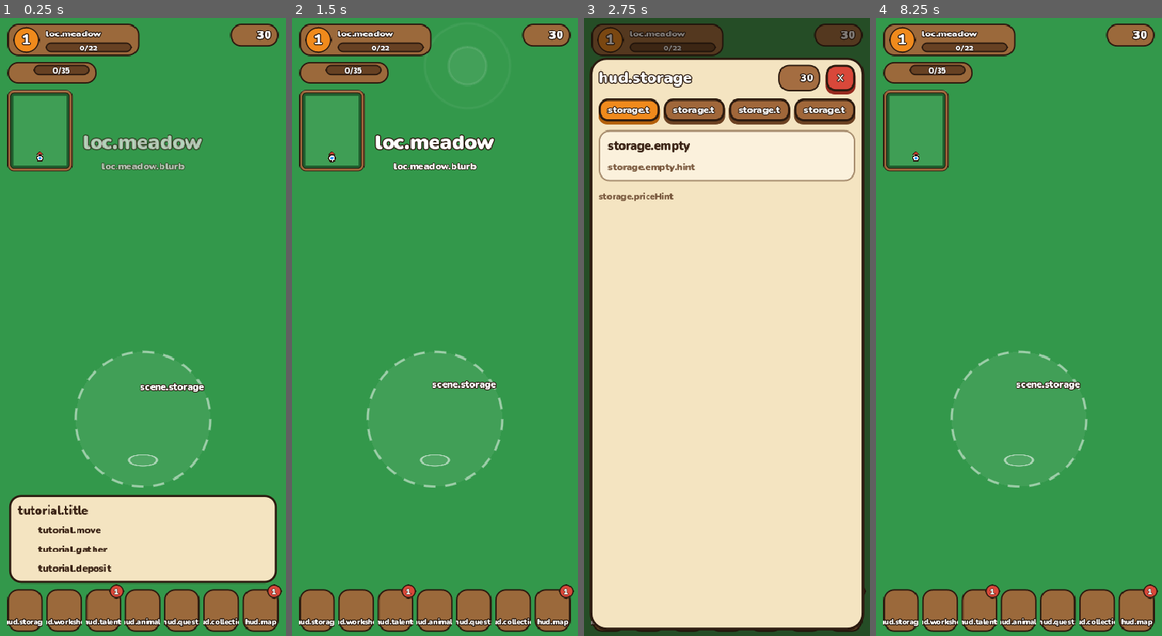
Above: before the commit, frames 1-4 (left to right).
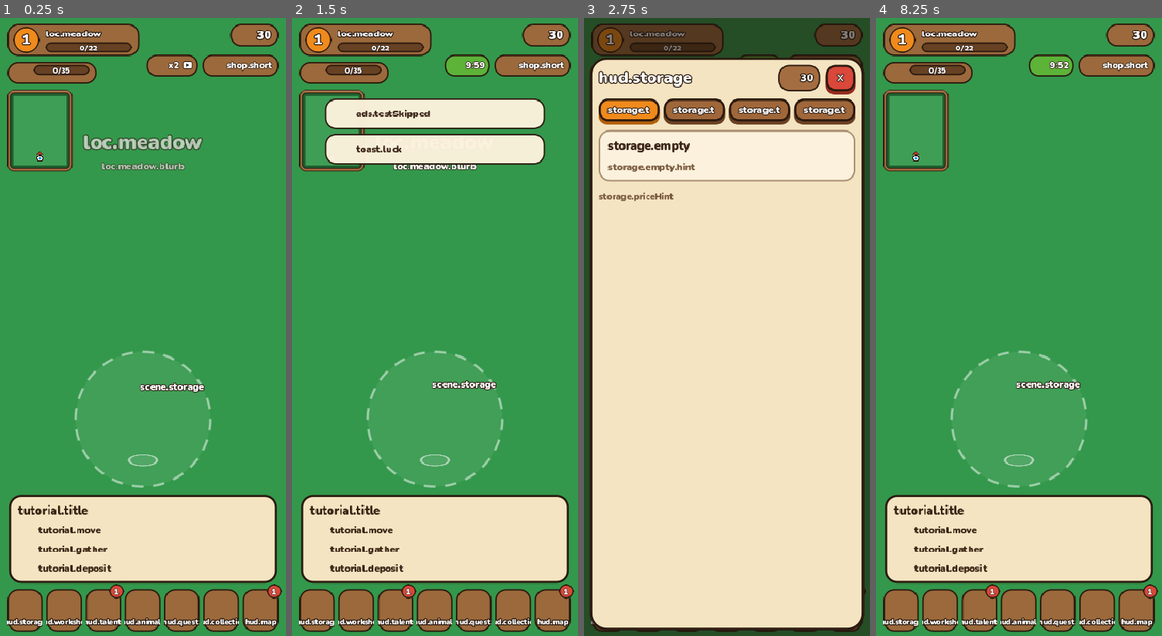
Above: after the commit, the same moments.

Repository: BaturinIgor/GameFarm
Game: Godot game, scene res://scenes/main.tscn
The game is run twice, just before and just after one commit, with the same random seed, the same clock (stepped at 60 frames per second) and the same inputs.
Inputs (mouse positions are in pixels of both pictures, inside the frame that each line leads up to):
- Up to frame 1 (0.25 s): no input
- Up to frame 2 (1.5 s): click (463, 67) at 0.52 s; click (466, 67) at 1.27 s
- Up to frame 3 (2.75 s): click (609, 611) at 2.02 s
- Up to frame 4 (8.25 s): click (938, 611) at 2.77 s; click (1116, 67) at 3.52 s; click (978, 611) at 4.27 s; click (1019, 611) at 5.02 s; click (1059, 611) at 5.77 s; click (1096, 611) at 6.52 s; click (1136, 611) at 7.27 s; click "✕" at 8 s

The runs differ from the first frame. In frame 1, 1.5% of the frame differs, in the area x 51-98%, y 5-10%; in frame 2, 23%, in the area x 3-98%, y 4-92%; in frame 3, 0.2%; in frame 4, 15%.

Commit message:
Godot stage 6: shop with test purchases, Pro, starter offer, luck, rewarded ads (test), sound settings, royal garden chest and capybaras
Co-Authored-By: Claude Opus 5.5 <noreply@anthropic.com>
Claude-Session: https://claude.ai/code/session_01KB9UT2PnJvNq3jxcqRz319

Diff:
--- a/godot/scripts/debug/shot_driver.gd
+++ b/godot/scripts/debug/shot_driver.gd
@@ -5,7 +5,7 @@
 
 const ORIGIN := Vector2(195, 620)
 const WINDOWS := ["workshop", "talents", "animals", "quests", "level", "house", "kitchen", "garden", "trader", "hunt",
-	"dungeon", "trophies", "collection", "legacy", "wardrobe", "map", "events"]
+	"dungeon", "trophies", "collection", "legacy", "wardrobe", "map", "events", "shop"]
 
 var dir := "/tmp/shots"
 var main: Node
--- a/godot/scripts/main.gd
+++ b/godot/scripts/main.gd
@@ -25,6 +25,7 @@
 	# Звери-производители работали, пока игры не было
 	OfflineOverlay.check()
 	CalendarPanel.check()
+	OfferPopup.check()
 
 	var fade_layer := CanvasLayer.new()
 	fade_layer.layer = 50
@@ -49,3 +50,5 @@
 	if what == NOTIFICATION_APPLICATION_RESUMED:
 		OfflineOverlay.check()
 		CalendarPanel.check()
+		Game.premium.repair_timers()
+		OfferPopup.check()
--- a/godot/scripts/systems/premium_system.gd
+++ b/godot/scripts/systems/premium_system.gd
@@ -153,6 +153,7 @@
 				Game.save.erase("gardenChestAt")
 				Game.combat.grant_weapon("royalSword")
 		Game.show_toast("px:chest_gold", L.t("toast.purchased", [Products.title(key)]))
+		Sound.play("purchase")
 	offer_popup = false
 	Game.recalc()
 	Game.quests.ensure_quests()
@@ -231,6 +232,7 @@
 	if from_ad:
 		Game.save["adsWatched"] = int(Game.save.get("adsWatched", 0)) + 1
 	Game.show_toast("px:clover", L.t("toast.luck"))
+	Sound.play("luck")
 	Game.mark_dirty()
 
 
@@ -259,6 +261,7 @@
 	Game.save["tickets"] = mini(Expeditions.MAX_TICKETS, tickets() + 1)
 	Game.save["gardenChestAt"] = _now() + GARDEN_CHEST_EVERY
 	garden_chest_found = {"coins": coins, "items": items}
+	Sound.play("treasure")
 	Game.mark_dirty()
 	Game.save_now()
 
@@ -297,6 +300,7 @@
 	Game.save["tickets"] = mini(Expeditions.MAX_TICKETS, tickets() + n)
 	Game.save["lastFreeTicket"] = _now()
 	Game.show_toast("px:ticket", L.t("toast.ticket", [n]))
+	Sound.play("coin")
 	Game.mark_dirty()
 	Game.save_now()
 
@@ -396,6 +400,7 @@
 	var home := str(run["returnTo"])
 	Game.save["current"] = home if Locations.SPECS.has(home) and Game.world_map.is_unlocked(home) else "meadow"
 	Game.recalc()
+	Sound.play("success")
 	Game.mark_dirty()
 	Game.save_now()
 
--- a/godot/scripts/ui/gate_card.gd
+++ b/godot/scripts/ui/gate_card.gd
@@ -55,6 +55,12 @@
 	col.add_child(_wrap(L.t("gate.to", [Locations.name_of(target)]), 16, UiKit.INK))
 	if gate["royal"]:
 		col.add_child(_wrap(L.t("gate.royal"), 12, UiKit.INK_SOFT))
+		var shop := UiKit.button(L.t("garden.more"), "orange", 13, true)
+		shop.size_flags_horizontal = Control.SIZE_EXPAND_FILL
+		shop.pressed.connect(func() -> void:
+			if Hud.current != null:
+				Hud.current.open_window(ShopPanel.new()))
+		col.add_child(shop)
 		return
 	if str(gate["group"]) != "":
 		col.add_child(_wrap(L.t("gate.bundle.short"), 12, UiKit.TONES["orange"][2]))
--- a/godot/scripts/ui/hud.gd
+++ b/godot/scripts/ui/hud.gd
@@ -15,6 +15,7 @@
 const LEVEL_PANEL := "res://scripts/ui/level_panel.gd"
 ## Плашки справа под монетами (блюдо, этаж дома, ивент...): Control, сам прячется, когда не нужен.
 const PILLS := [
+	"res://scripts/ui/shop_pill.gd",
 	"res://scripts/ui/event_pill.gd",
 	"res://scripts/ui/meal_pill.gd",
 	"res://scripts/ui/expedition_pill.gd",
@@ -33,6 +34,8 @@
 var _pack_box: PanelContainer
 var _potion: PotionButton
 var _minimap: MiniMap
+var _pro_crown: TextureRect
+var _badge_box: PanelContainer
 var _prompt_cards: Dictionary = {}
 var _overlay_layer := CanvasLayer.new()
 var _badges: Dictionary = {}
@@ -99,6 +102,9 @@
 	badge.add_theme_stylebox_override("panel", badge_style)
 	badge.custom_minimum_size = Vector2(36, 36)
 	row.add_child(badge)
+	_badge_box = badge
+	_pro_crown = UiKit.icon("crown", 16)
+	root.add_child(_pro_crown)
 	_level_label = UiKit.title("1", 18)
 	_level_label.horizontal_alignment = HORIZONTAL_ALIGNMENT_CENTER
 	_level_label.vertical_alignment = VERTICAL_ALIGNMENT_CENTER
@@ -366,6 +372,9 @@
 
 
 func _refresh_values() -> void:
+	if _pro_crown != null:
+		_pro_crown.visible = Game.premium.has_pro()
+		_pro_crown.global_position = _badge_box.global_position + Vector2(_badge_box.size.x - 10, -8)
 	if _level_box != null and _pack_box != null:
 		_pack_box.position.y = _level_box.get_rect().end.y + 8.0
 		if _minimap != null:
--- a/godot/scripts/ui/level_panel.gd
+++ b/godot/scripts/ui/level_panel.gd
@@ -498,6 +498,11 @@
 			L.set_language(code))
 	row.add_child(pick)
 	c.add_child(_divider())
+	c.add_child(_switch_row(L.t("settings.music"), "", Sound.music_on, func(on: bool) -> void: Sound.music_on = on))
+	c.add_child(_switch_row(L.t("settings.sounds"), "", Sound.sfx_on, func(on: bool) -> void: Sound.sfx_on = on))
+	c.add_child(_switch_row(L.t("settings.battery"), L.t("settings.battery.hint"), Sound.battery_saver,
+		func(on: bool) -> void: Sound.battery_saver = on))
+	c.add_child(_divider())
 	c.add_child(WardrobePanel.profile_row())
 	c.add_child(_divider())
 	_purchases_rows(c)
@@ -520,7 +525,7 @@
 	gap.mouse_filter = Control.MOUSE_FILTER_IGNORE
 	row.add_child(gap)
 	var restore := UiKit.button(L.t("shop.restore"), "wood", 13, true)
-	restore.pressed.connect(Store.restore)
+	restore.pressed.connect(func() -> void: Store.restore())
 	row.add_child(restore)
 	var reset := UiKit.button(L.t("settings.resetTest"), "gray", 13, true)
 	reset.size_flags_horizontal = Control.SIZE_SHRINK_BEGIN
@@ -590,6 +595,40 @@
 	return r
 
 
+## Переключатель в стиле игры (GameToggleStyle): подпись слева, капсула с кружком справа.
+func _switch_row(text: String, hint: String, on: bool, apply: Callable) -> HBoxContainer:
+	var row := HBoxContainer.new()
+	row.add_theme_constant_override("separation", 8)
+	var col := VBoxContainer.new()
+	col.add_theme_constant_override("separation", 1)
+	col.size_flags_horizontal = Control.SIZE_EXPAND_FILL
+	col.size_flags_vertical = Control.SIZE_SHRINK_CENTER
+	col.mouse_filter = Control.MOUSE_FILTER_IGNORE
+	col.add_child(UiKit.label(text, 14))
+	if hint != "":
+		col.add_child(_wrap(hint, 11, UiKit.INK_SOFT))
+	row.add_child(col)
+	var b := Button.new()
+	b.focus_mode = Control.FOCUS_NONE
+	b.custom_minimum_size = Vector2(54, 30)
+	b.size_flags_vertical = Control.SIZE_SHRINK_CENTER
+	var track := UiKit.box(UiKit.TONES["green"][1] if on else Color(UiKit.WOOD_DARK, 0.55), UiKit.OUTLINE, 15, 2, false)
+	track.set_content_margin_all(0)
+	for state in ["normal", "hover", "pressed", "focus"]:
+		b.add_theme_stylebox_override(state, track)
+	var knob := Panel.new()
+	knob.add_theme_stylebox_override("panel", UiKit.box(UiKit.PARCHMENT_LIGHT, UiKit.OUTLINE, 13, 2, false))
+	knob.mouse_filter = Control.MOUSE_FILTER_IGNORE
+	knob.size = Vector2(26, 26)
+	knob.position = Vector2(26.0 if on else 2.0, 2.0)
+	b.add_child(knob)
+	b.pressed.connect(func() -> void:
+		apply.call(not on)
+		_dirty = true)
+	row.add_child(b)
+	return row
+
+
 func _wrap(text: String, size: int, color := UiKit.INK) -> Label:
 	var l := UiKit.label(text, size, color)
 	l.autowrap_mode = TextServer.AUTOWRAP_WORD_SMART
--- a/godot/scripts/ui/map_panel.gd
+++ b/godot/scripts/ui/map_panel.gd
@@ -47,6 +47,7 @@
 
 func _select(id: String) -> void:
 	selected = id
+	Sound.play("tap")
 	_dirty = true
 
 
--- a/godot/scripts/ui/offline_overlay.gd
+++ b/godot/scripts/ui/offline_overlay.gd
@@ -75,10 +75,10 @@
 	col.add_child(_text(L.t("offline.inStorage"), 12))
 	if not bool(report.get("doubled", false)):
 		var pro := Game.premium.has_pro()
-		var double := Ads.reward_button(L.t("offline.double.pro") if pro else L.t("offline.double"), "green", 15)
-		double.size_flags_horizontal = Control.SIZE_EXPAND_FILL
-		double.pressed.connect(_double)
-		col.add_child(double)
+		var twice := Ads.reward_button(L.t("offline.double.pro") if pro else L.t("offline.double"), "green", 15)
+		twice.size_flags_horizontal = Control.SIZE_EXPAND_FILL
+		twice.pressed.connect(_double)
+		col.add_child(twice)
 	var b := UiKit.button(L.t("offline.collect"), "wood", 15, true)
 	b.size_flags_horizontal = Control.SIZE_SHRINK_CENTER
 	b.pressed.connect(close)
--- a/godot/scripts/ui/shop_panel.gd
+++ b/godot/scripts/ui/shop_panel.gd
@@ -66,7 +66,7 @@
 	content.add_child(LuckButton.new("wide"))
 	var restore := UiKit.button(L.t("shop.restore"), "wood", 14, true)
 	restore.size_flags_horizontal = Control.SIZE_EXPAND_FILL
-	restore.pressed.connect(Store.restore)
+	restore.pressed.connect(func() -> void: Store.restore())
 	content.add_child(restore)
 	var footer := _wrap(L.t("shop.footer"), 11, UiKit.INK_SOFT)
 	footer.horizontal_alignment = HORIZONTAL_ALIGNMENT_CENTER
@@ -328,13 +328,15 @@
 	if product == "starter" and (until is float or until is int):
 		row.add_child(UiKit.icon("stopwatch", 12))
 		var at := float(until)
-		row.add_child(CombatCards.LiveLabel.new(func() -> String:
-			return L.t("shop.endsIn", [House.countdown(at - Time.get_unix_time_from_system())]), 11, UiKit.INK))
+		var left := func() -> String:
+			return L.t("shop.endsIn", [House.countdown(at - Time.get_unix_time_from_system())])
+		row.add_child(CombatCards.LiveLabel.new(left, 11, UiKit.INK))
 	elif product == "eventPass":
 		row.add_child(UiKit.icon("stopwatch", 12))
-		var end := float(Events.current()["end"])
-		row.add_child(CombatCards.LiveLabel.new(func() -> String:
-			return L.t("shop.endsIn", [EventsPanel.long_countdown(end - Time.get_unix_time_from_system())]), 11, UiKit.INK))
+		var ends := float(Events.current()["end"])
+		var left_long := func() -> String:
+			return L.t("shop.endsIn", [EventsPanel.long_countdown(ends - Time.get_unix_time_from_system())])
+		row.add_child(CombatCards.LiveLabel.new(left_long, 11, UiKit.INK))
 	else:
 		row.add_child(UiKit.icon("star", 12))
 		row.add_child(UiKit.label(L.t("shop.bestValue"), 11))
@@ -567,8 +569,8 @@
 		tw.tween_property(panel, "scale", Vector2.ONE, 0.25).set_ease(Tween.EASE_OUT).set_trans(Tween.TRANS_BACK)
 
 
-static func _wrap(text: String, size: int, color := UiKit.INK) -> Label:
-	var l := UiKit.label(text, size, color)
+static func _wrap(text: String, font_size: int, color := UiKit.INK) -> Label:
+	var l := UiKit.label(text, font_size, color)
 	l.autowrap_mode = TextServer.AUTOWRAP_WORD_SMART
 	l.size_flags_horizontal = Control.SIZE_EXPAND_FILL
 	return l
--- a/godot/scripts/ui/treasure_card.gd
+++ b/godot/scripts/ui/treasure_card.gd
@@ -7,12 +7,15 @@
 const SHOW_TIME := 2.6
 
 var _treasure: Dictionary
+var _title_key := "treasure.title"
 var _stack := VBoxContainer.new()
 
 
 ## treasure - результат QuestSystem.open_treasure(): {coins, items: [[вид, n], ...]}.
-func _init(treasure: Dictionary) -> void:
+## title_key - заголовок ленты (королевский сундук сада - "garden.chestTitle").
+func _init(treasure: Dictionary, title_key := "treasure.title") -> void:
 	_treasure = treasure
+	_title_key = title_key
 
 
 func _ready() -> void:
@@ -37,7 +40,7 @@
 	ribbon.size_flags_horizontal = Control.SIZE_SHRINK_CENTER
 	ribbon.mouse_filter = Control.MOUSE_FILTER_IGNORE
 	ribbon.z_index = 1
-	var title := QuestsPanel.with_icons(L.t("treasure.title"), 17, Color.WHITE, 6)
+	var title := QuestsPanel.with_icons(L.t(_title_key), 17, Color.WHITE, 6)
 	title.alignment = BoxContainer.ALIGNMENT_CENTER
 	ribbon.add_child(title)
 	_stack.add_child(ribbon)
--- /dev/null
+++ b/godot/scripts/world/features/royal_garden_feature.gd
@@ -0,0 +1,105 @@
+class_name RoyalGardenFeature
+extends WorldFeature
+## Королевский сад (покупка "сад"): капибары в пруду и королевский сундук раз в сутки (порт buildGarden
+## и checkRoyalChest из GameScene).
+
+var _chest: Node2D
+var _capybaras: Array = []      ## {sprite, frames: [индексы кадров], t, i}
+
+
+func build(world: World) -> void:
+	_chest = null
+	_capybaras.clear()
+	if world.loaded != "garden":
+		return
+	_build_capybaras(world)
+	var point := world.layout.base + Vector2(-110, 20)
+	_chest = Node2D.new()
+	_chest.position = point
+	_chest.add_child(Fx.glow(Color(1, 0.8, 0.3), 90.0, 14.0, 0.45))
+	var box := Sprites.make("chest_royal_anim")
+	if box != null:
+		_chest.add_child(box)
+	else:
+		_chest.add_child(UiKit.icon("crown", 36))
+	world.entities.add_child(_chest)
+	world.obstacles.append({"center": point, "radius": 16.0})
+
+
+func clear(_world: World) -> void:
+	_chest = null
+	_capybaras.clear()
+
+
+func process(world: World, dt: float) -> void:
+	_animate_capybaras(dt)
+	if _chest == null or not is_instance_valid(_chest):
+		return
+	var ready := Game.premium.garden_chest_ready()
+	# Готовый сундук пульсирует
+	_chest.scale = Vector2.ONE * (1.0 + 0.04 * (1.0 + sin(Time.get_ticks_msec() / 1000.0 * PI))) if ready else Vector2.ONE
+	if not ready or _chest.position.distance_to(world.player.position) >= 50.0:
+		return
+	Game.premium.open_garden_chest()
+	Fx.scatter(world.fx, _chest.position - Vector2(0, 20), 14, Color.WHITE, Sprites.icon("coin"), 18.0, 70.0, 50.0, 0.9)
+	Fx.ring(world.fx, _chest.position, Color(1, 0.85, 0.3), 50.0)
+	world.player.celebrate()
+	Input.vibrate_handheld(40)
+	var found = Game.premium.garden_chest_found
+	if found is Dictionary and Hud.current != null:
+		var items: Array = (found["items"] as Array).duplicate()
+		items.append(["ticket", 1])
+		Hud.current.show_overlay(TreasureCard.new({"coins": found["coins"], "items": items}, "garden.chestTitle"))
+	Game.premium.garden_chest_found = null
+
+
+## Две капибары в пруду: белая и обычная, дышат и оглядываются.
+func _build_capybaras(world: World) -> void:
+	var layout := world.layout
+	var sum := Vector2.ZERO
+	var n := 0
+	for r in layout.rows:
+		for c in layout.cols:
+			if layout.is_water(c, r):
+				sum += Vector2(c, r)
+				n += 1
+	if n == 0:
+		return
+	var center := layout.center(int(round(sum.x / n)), int(round(sum.y / n)))
+	for i in 2:
+		var name: String = ["an_capybaraAlbino", "an_capybara"][i]
+		var tex := Sprites.texture(name)
+		if tex == null:
+			continue
+		var s := Sprite2D.new()
+		s.texture = tex
+		s.hframes = maxi(1, tex.get_width() / 32)
+		s.vframes = maxi(1, tex.get_height() / 32)
+		if s.hframes * s.vframes < 20:
+			continue
+		s.scale = Vector2(-2 if i == 1 else 2, 2)
+		s.position = center + Vector2(-26 if i == 0 else 30, -6 if i == 0 else 10)
+		s.z_index = -5
+		world.flat.add_child(s)
+		# Дважды дышит, потом оглядывается
+		var idle: Array = range(0, 9)
+		var look: Array = range(10, 20)
+		var seq: Array = []
+		seq.append_array(idle.map(func(f: int) -> Array: return [f, 0.18]))
+		seq.append_array(idle.map(func(f: int) -> Array: return [f, 0.18]))
+		seq.append_array(look.map(func(f: int) -> Array: return [f, 0.16]))
+		_capybaras.append({"sprite": s, "seq": seq, "i": 0, "t": 0.0})
+
+
+func _animate_capybaras(dt: float) -> void:
+	for c in _capybaras:
+		var s: Sprite2D = c["sprite"]
+		if not is_instance_valid(s):
+			continue
+		var seq: Array = c["seq"]
+		c["t"] = float(c["t"]) + dt
+		var step: Array = seq[int(c["i"])]
+		if float(c["t"]) >= float(step[1]):
+			c["t"] = 0.0
+			c["i"] = (int(c["i"]) + 1) % seq.size()
+			s.frame = int(seq[int(c["i"])][0])
--- a/godot/scripts/world/world.gd
+++ b/godot/scripts/world/world.gd
@@ -15,6 +15,7 @@
 	"res://scripts/world/features/dungeon_feature.gd",
 	"res://scripts/world/features/event_feature.gd",
 	"res://scripts/world/features/gates_feature.gd",
+	"res://scripts/world/features/royal_garden_feature.gd",
 ]
 
 @export var joystick: Joystick
